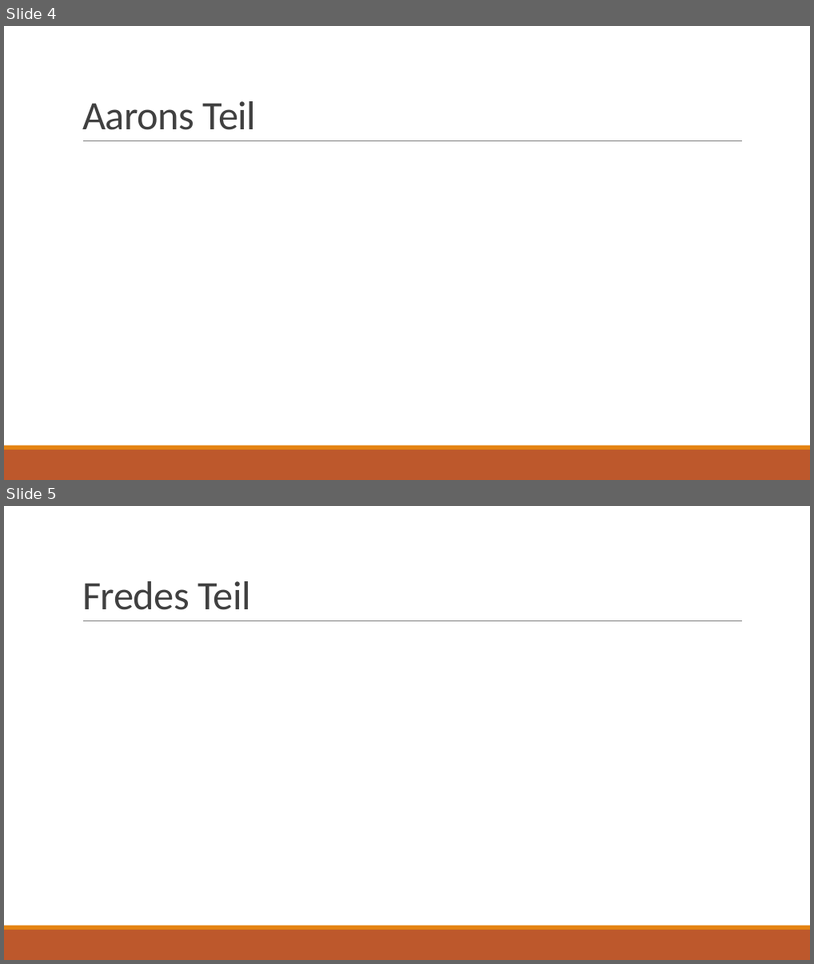
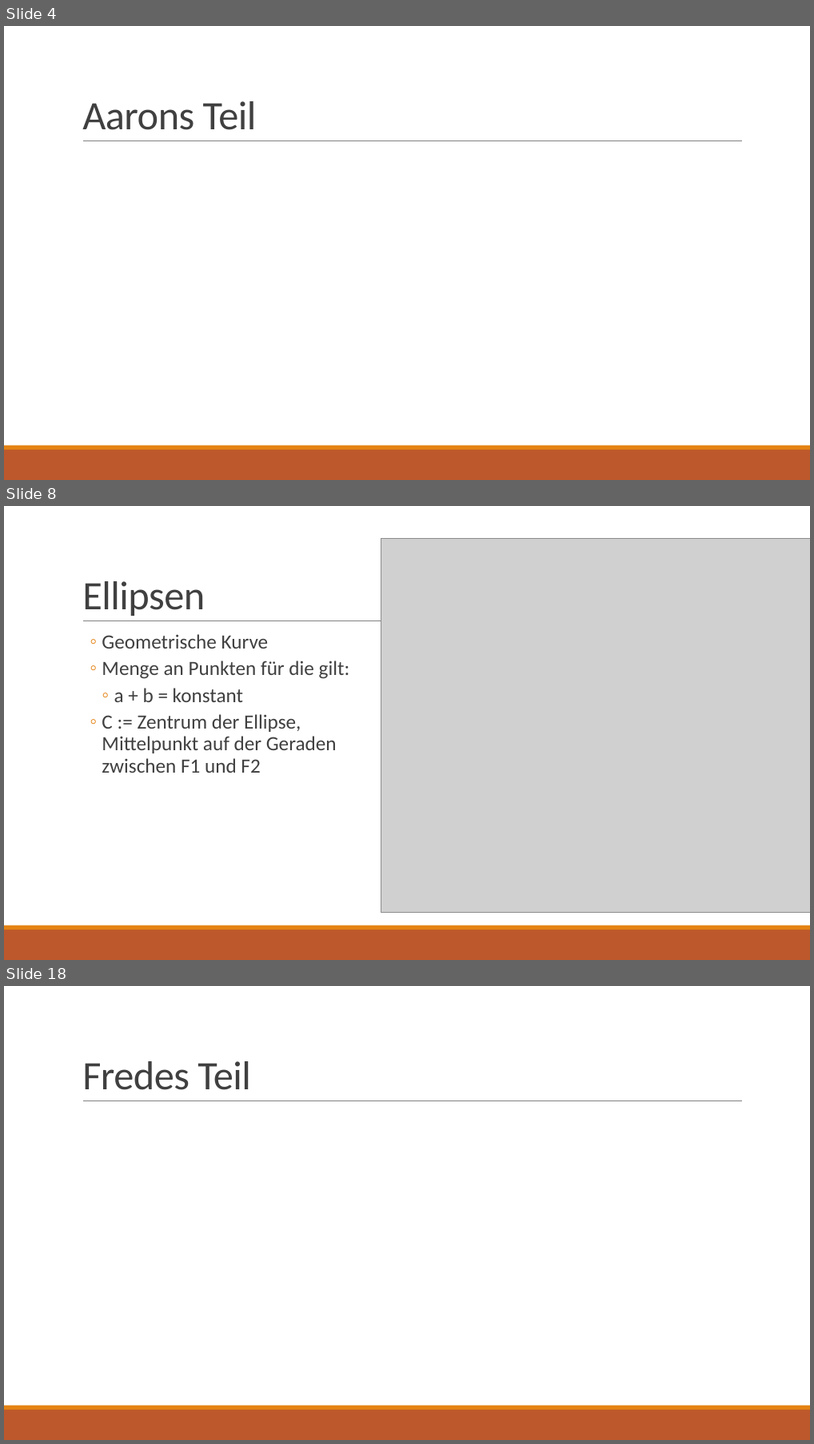
Before and after one commit to Voxen4/Planetarium, a slide deck: Simulation des Sonnensytem.pptx. Shown one above the other, each under a label of ours: slides 4 and 5 before the commit, slides 4, 8 and 18 after it; the slides between them are not shown. The pictures are 814x964 and 814x1444 pixels, drawn with LibreOffice and Linux fonts; fonts in the diff are those of the drawing; grey boxes stand for pictures. Boxes give left, top, right and bottom in pixels: in the first picture for what was removed or moved away, otherwise in the second. Text is boxed around its words. In the diff, an @@ line names an element or a change of style, - is before the commit and + after.

```diff
--- a/Simulation des Sonnensytem.pptx
+++ b/Simulation des Sonnensytem.pptx
@@ slide 8 added at [4,506,810,960], background #FFFFFF; not listed: 3 template elements that a slide beside it also shows @@
@@ picture added at [381,539,810,912] @@
@@ title added at [82,581,205,616], 48 pt, text #404040 @@
+Ellipsen
@@ text added at [102,634,350,772], 24 pt, text #404040 @@
+  ◦ Geometrische Kurve
+  ◦ Menge an Punkten für die gilt:
+    ◦ a + b = konstant
+  ◦ C := Zentrum der Ellipse, Mittelpunkt auf der Geraden zwischen F1 und F2
@@ what was slide 5 is now slide 18 @@
```
Also in this commit, not shown: 12 other slides added.
